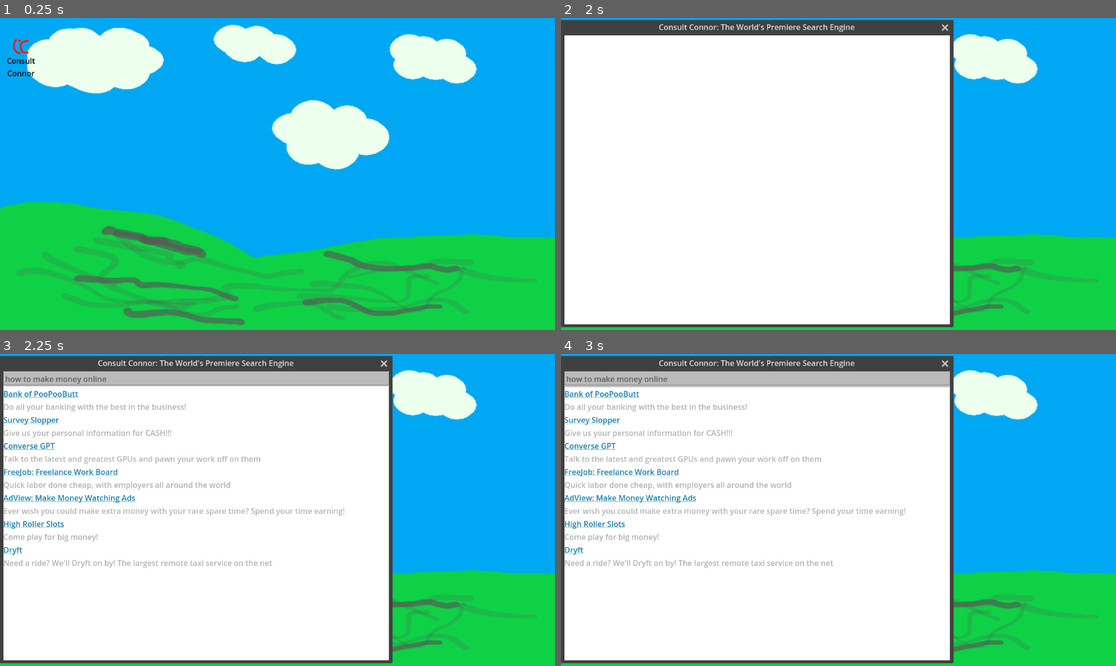
Above: before the commit, frames 1-4 (two rows, left to right).
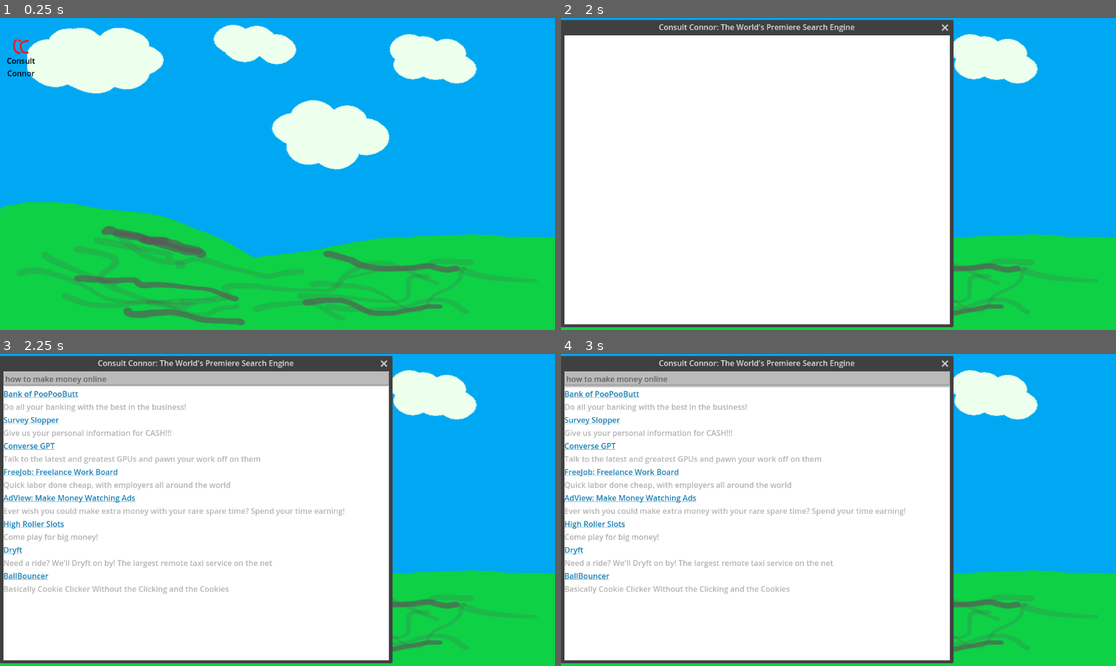
Above: after the commit, the same moments.

Repository: zsmitty2020/SSUFamJam25
Game: Godot game, scene res://Desktop/desktop.tscn
Same seed, same stepped clock (60 frames per second), same inputs: the game is played once before the commit and once after it. The engine's default icon, where the game draws it, is replaced by a stand-in: a white triangle on a blue panel in a dark square.
Inputs:
- Up to frame 1 (0.25 s): no input
- Up to frame 2 (2 s): click "Consult Connor" at 0.5 s; click "Search" at 1.25 s
- Up to frame 3 (2.25 s): click "Consult Connor" at 2 s
- Up to frame 4 (3 s): click "Consult Connor" at 2.75 s

Frames 1-2 are identical in both runs. In frame 3, 0.4% of the frame differs, in the area x 0-42%, y 70-77%; in frame 4, 0.4%.

Commit message:
added link and description

Diff:
--- a/ssu-fam-jam-game-godot-project/Windows/Search/search_window.gd
+++ b/ssu-fam-jam-game-godot-project/Windows/Search/search_window.gd
@@ -60,3 +60,10 @@
 		var temp = preload("res://Windows/UberGame/uber_game.tscn").instantiate()
 		get_tree().get_root().add_child(temp)
 		GlobalData.open_tabs.append("dryft")
+
+
+func _on_ball_bouncer_meta_clicked(meta: Variant) -> void:
+	if GlobalData.open_tabs.find("ballbouncer")==-1:
+		var temp = preload("res://Windows/Ball_Bouncer/Ball_Bouncer.tscn").instantiate()
+		get_tree().get_root().add_child(temp)
+		GlobalData.open_tabs.append("ballbouncer")
--- a/ssu-fam-jam-game-godot-project/Windows/Search/search_window.tscn
+++ b/ssu-fam-jam-game-godot-project/Windows/Search/search_window.tscn
@@ -197,6 +197,23 @@
 theme_override_colors/default_color = Color(0.69411767, 0.69411767, 0.69411767, 1)
 bbcode_enabled = true
 text = "Need a ride? We'll Dryft on by! The largest remote taxi service on the net"
+fit_content = true
+
+[node name="BallBouncer" type="VBoxContainer" parent="SearchWindow/SearchResults/VBoxContainer"]
+layout_mode = 2
+
+[node name="Url" type="RichTextLabel" parent="SearchWindow/SearchResults/VBoxContainer/BallBouncer"]
+layout_mode = 2
+theme_override_colors/default_color = Color(0.08235294, 0.49411765, 0.69803923, 1)
+bbcode_enabled = true
+text = "[url]BallBouncer[/url]"
+fit_content = true
+
+[node name="Description" type="RichTextLabel" parent="SearchWindow/SearchResults/VBoxContainer/BallBouncer"]
+layout_mode = 2
+theme_override_colors/default_color = Color(0.69411767, 0.69411767, 0.69411767, 1)
+bbcode_enabled = true
+text = "Basically Cookie Clicker Without the Clicking and the Cookies"
 fit_content = true
 
 [connection signal="close_requested" from="." to="SearchWindow" method="_on_search_window_close_requested"]
@@ -208,3 +225,4 @@
 [connection signal="meta_clicked" from="SearchWindow/SearchResults/VBoxContainer/AdView/Url" to="SearchWindow" method="_on_adview_meta_clicked"]
 [connection signal="meta_clicked" from="SearchWindow/SearchResults/VBoxContainer/SlotsGambling/Url" to="SearchWindow" method="_on_slotsgambling_meta_clicked"]
 [connection signal="meta_clicked" from="SearchWindow/SearchResults/VBoxContainer/Dryft/Url" to="SearchWindow" method="_on_dryft_meta_clicked"]
+[connection signal="meta_clicked" from="SearchWindow/SearchResults/VBoxContainer/BallBouncer/Url" to="SearchWindow" method="_on_ball_bouncer_meta_clicked"]
